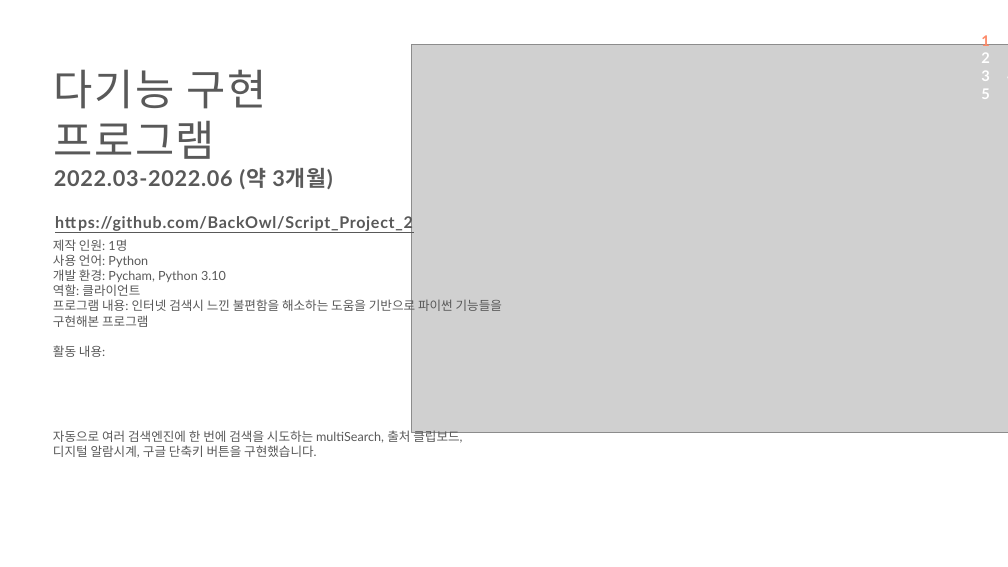
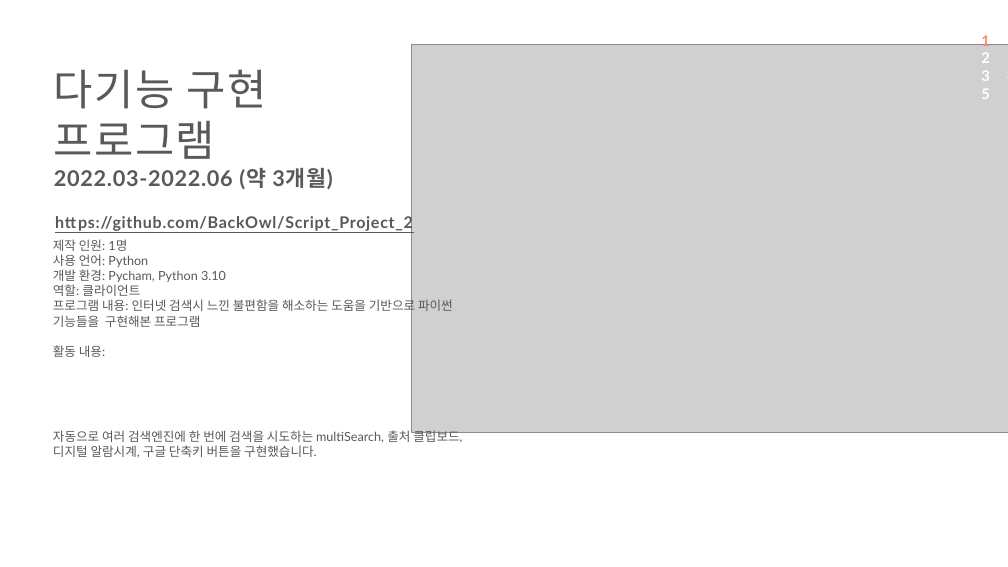
Before and after one commit to Leesiw/StarGiant, a slide deck: slide 8 of 포트폴리오/최유진 포트폴리오2.pptx. Drawn at 1008x567 pixels with LibreOffice and Linux fonts; fonts in the diff are those of the drawing; grey boxes stand for pictures; background and template pictures are left out. Boxes give left, top, right and bottom in pixels: in the first picture for what was removed or moved away, otherwise in the second. Text is boxed around its words. In the diff, an @@ line names an element or a change of style, - is before the commit and + after.

```diff
--- a/포트폴리오/최유진 포트폴리오2.pptx
+++ b/포트폴리오/최유진 포트폴리오2.pptx
@@ text at (53,297,453,327): text changed @@
-프로그램 내용: 인터넷 검색시 느낀 불편함을 해소하는 도움을 기반으로 파이썬 기능들을
-구현해본 프로그램
+프로그램 내용: 인터넷 검색시 느낀 불편함을 해소하는 도움을 기반으로 파이썬 기능들을 구현해본 프로그램
```
Also in this commit, not shown: 5 other slides changed, 1 other file.
